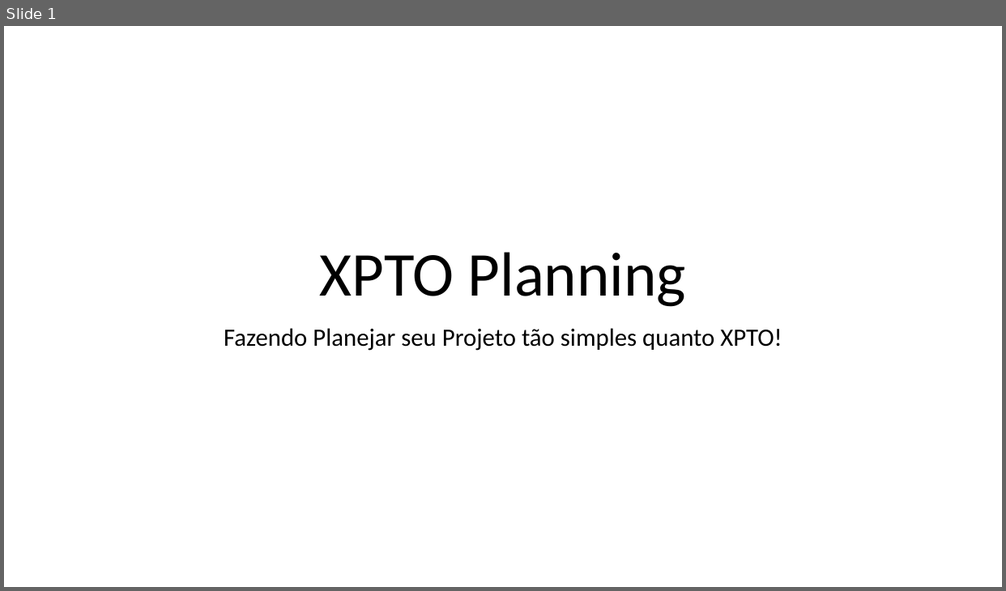
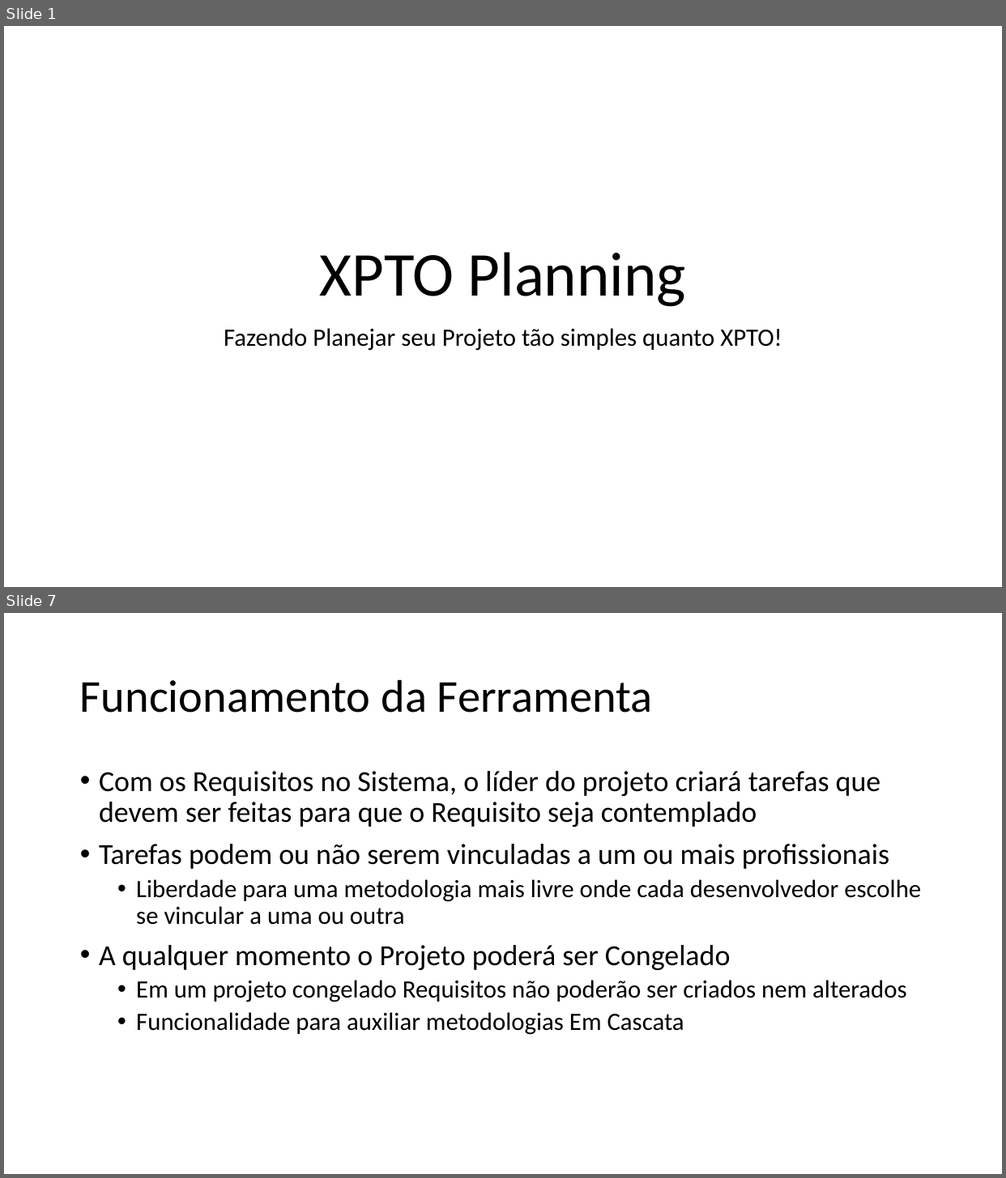
Before and after one commit to g0dkar/talpi, a slide deck: XPTO Planning.pptx. Shown one above the other, each under a label of ours: slide 1 before the commit, slides 1 and 7 after it; the slides between them are not shown. The pictures are 1006x591 and 1006x1178 pixels, drawn with LibreOffice and Linux fonts; fonts in the diff are those of the drawing. Boxes give left, top, right and bottom in pixels: in the first picture for what was removed or moved away, otherwise in the second. Text is boxed around its words. In the diff, an @@ line names an element or a change of style, - is before the commit and + after.

```diff
--- a/XPTO Planning.pptx
+++ b/XPTO Planning.pptx
@@ slide 7 added at bbox=[4, 613, 1002, 1174], background #FFFFFF @@
@@ title added at bbox=[80, 679, 653, 713], 44 pt, text #000000 @@
+Funcionamento da Ferramenta
@@ text added at bbox=[99, 771, 921, 1035], 28 pt, text #000000 @@
+• Com os Requisitos no Sistema, o líder do projeto criará tarefas que devem ser feitas para que o Requisito seja contemplado
+• Tarefas podem ou não serem vinculadas a um ou mais profissionais
+  • Liberdade para uma metodologia mais livre onde cada desenvolvedor escolhe se vincular a uma ou outra
+• A qualquer momento o Projeto poderá ser Congelado
+  • Em um projeto congelado Requisitos não poderão ser criados nem alterados
+  • Funcionalidade para auxiliar metodologias Em Cascata
```
Also in this commit, not shown: 9 other slides added, 1 slide removed.
